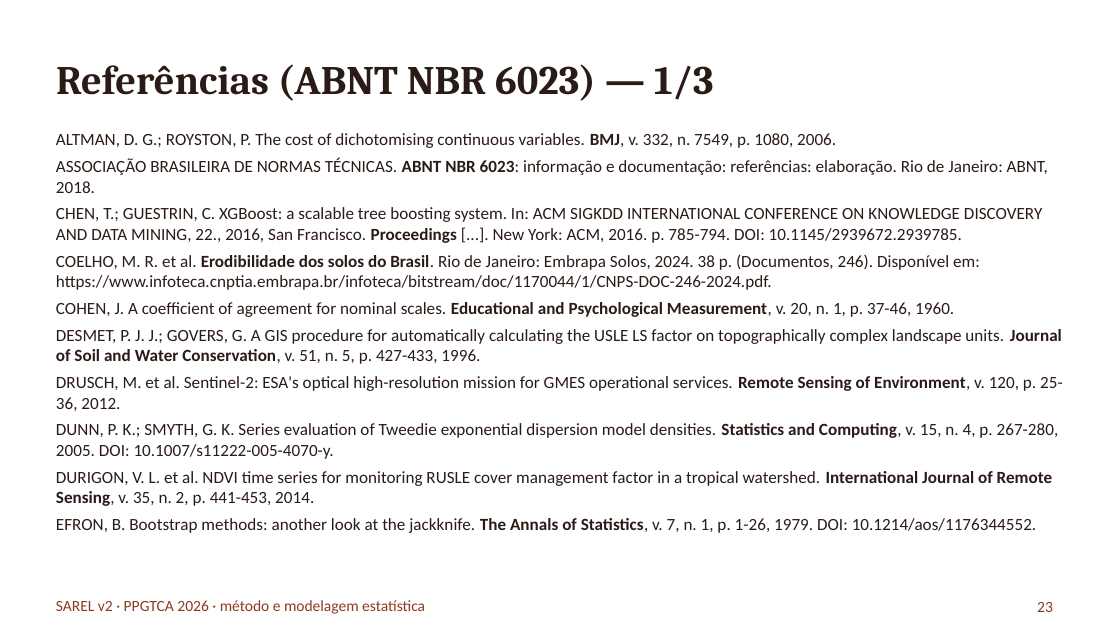
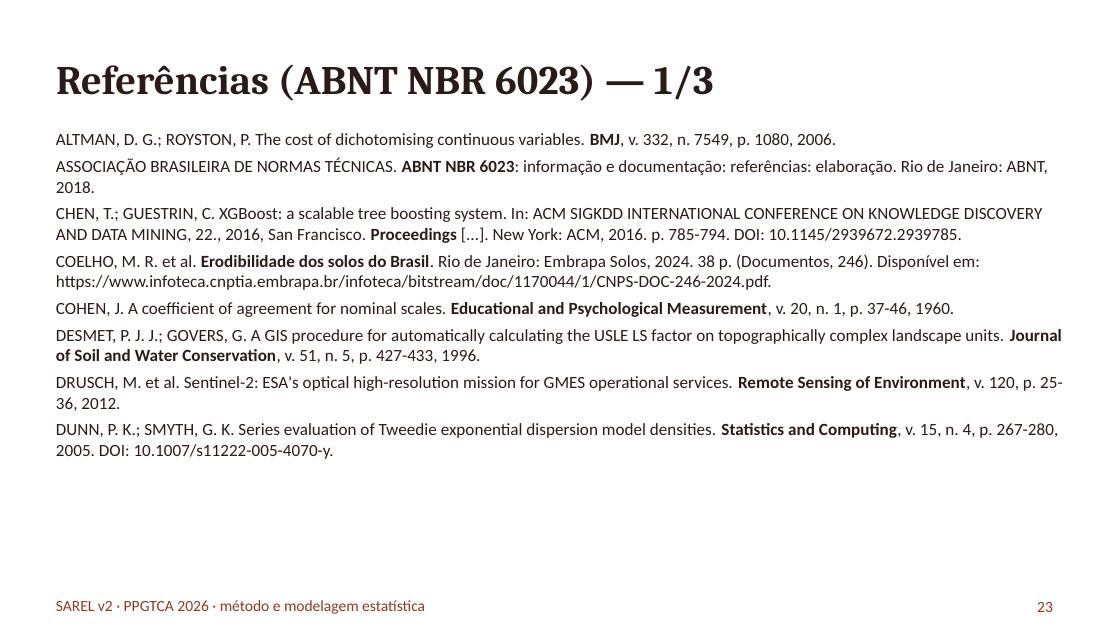
Before and after one commit to RedZardoz/localizador-erosao-v02, a slide deck: slide 23 of docs/Apresentacao_Pesquisa_SAREL_2026-10-06.pptx. Drawn at 1120x630 pixels with LibreOffice and Linux fonts; fonts in the diff are those of the drawing. Boxes give left, top, right and bottom in pixels: in the first picture for what was removed or moved away, otherwise in the second. Text is boxed around its words. In the diff, an @@ line names an element or a change of style, - is before the commit and + after.

```diff
--- a/docs/Apresentacao_Pesquisa_SAREL_2026-10-06.pptx
+++ b/docs/Apresentacao_Pesquisa_SAREL_2026-10-06.pptx
@@ text at (56, 471, 1053, 533): paragraphs removed @@
-DURIGON, V. L. et al. NDVI time series for monitoring RUSLE cover management factor in a tropical watershed. International Journal of Remote Sensing, v. 35, n. 2, p. 441-453, 2014.
-EFRON, B. Bootstrap methods: another look at the jackknife. The Annals of Statistics, v. 7, n. 1, p. 1-26, 1979. DOI: 10.1214/aos/1176344552.
```
Also in this commit, not shown: 4 other slides changed, 1 slide added, 13 other files.
